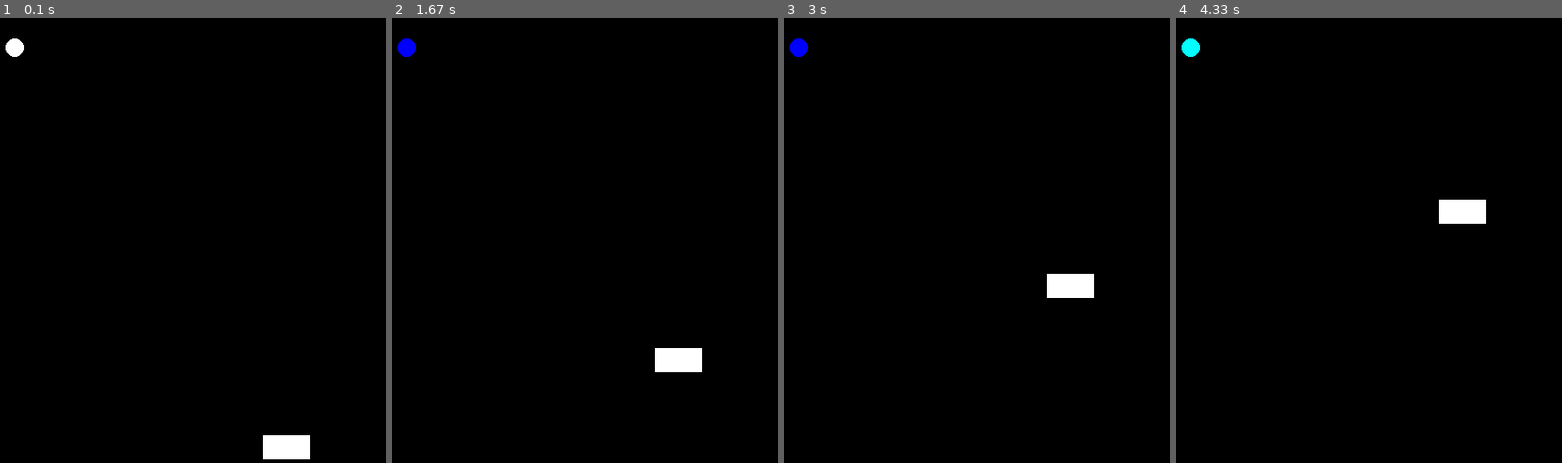
Above: before the commit, frames 1-4 (left to right).
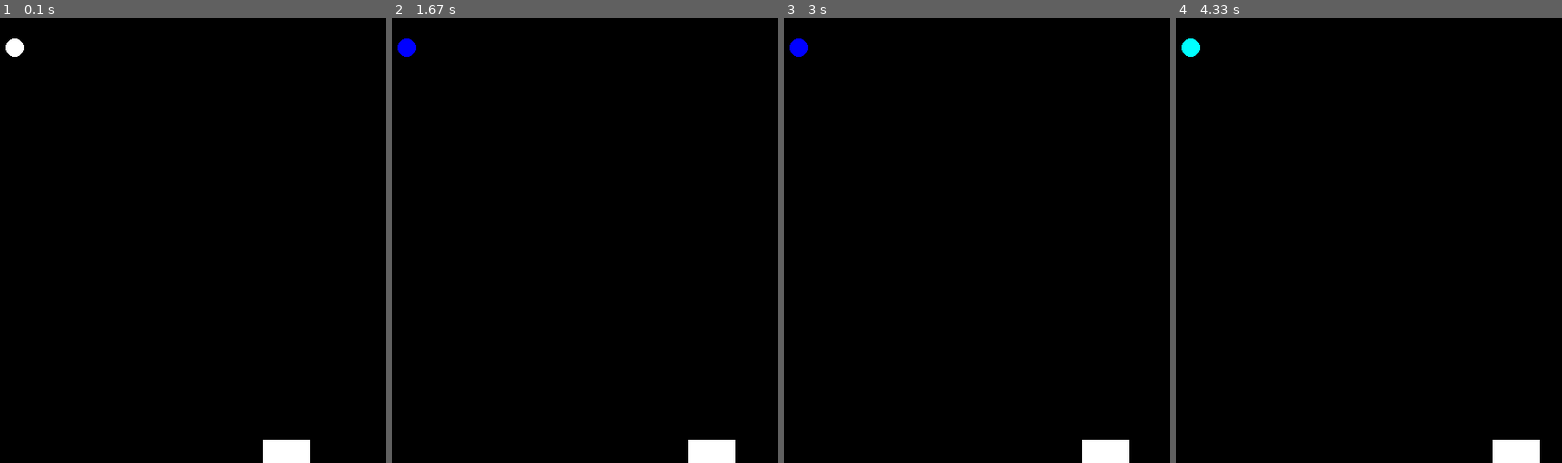
Above: after the commit, the same moments.

Repository: David-Sheehy/pygame_juggling
Game: pygame game, started from juggling/juggling.py
The game is run twice, just before and just after one commit, with the same random seed, the same clock (stepped at 60 frames per second) and the same inputs.
Inputs:
- Up to frame 1 (0.1 s): no input
- Up to frame 2 (1.67 s): hold Right 0.33-0.8 s; hold Right 0.83-1.3 s; hold Left from 1.33 s (still down)
- Up to frame 3 (3 s): release Left at 1.87 s; hold Left 1.9-2.3 s; hold Right 2.33-2.97 s
- Up to frame 4 (4.33 s): hold Left 3-3.47 s; hold Right 3.5-3.97 s; hold Right from 4 s (still down)

The runs differ from the first frame. In frame 1, 0.2% of the frame differs, in the area x 68-81%, y 93-100%; in frame 2, 1.3%, in the area x 68-89%, y 74-100%; in frame 3, 1.3%; in frame 4, 1.3%.

Commit message:
The puck now moves left and right.

Diff:
--- a/juggling/config.py
+++ b/juggling/config.py
@@ -15,3 +15,9 @@
 YELLOW = (255, 255,   0)
 CYAN   = (  0, 255, 255)
 COLORS = [BLACK, WHITE,RED,GREEN,BLUE,PURPLE,YELLOW,CYAN]
+
+# arrow keys
+UP=273
+DOWN=274
+RIGHT=275
+LEFT=276
--- a/juggling/juggling.py
+++ b/juggling/juggling.py
@@ -20,17 +20,41 @@
 
 
     # main game loop
+    MOVE_RIGHT = MOVE_LEFT = False
     while True:
         clock.tick(60)
 
         # handle events
+        # handle input
         for e in pygame.event.get():
             if e.type == pygame.QUIT:
                 return
+            elif e.type == pygame.KEYDOWN:
+                if e.key == 275:
+                    MOVE_RIGHT = True
+                    # move right
+                elif e.key == 276:
+                    MOVE_LEFT = True
+                    # move left
+                else:
+                    pass
+            elif e.type == pygame.KEYUP:
+                MOVE_RIGHT = MOVE_LEFT = False
+            else:
+                # do nothing
+                pass
 
-        # handle input
         # update game state
-        puck.update(w)
+        # move the puck
+        if MOVE_RIGHT:
+            puck.move(w,1,0)
+        elif MOVE_LEFT:
+            puck.move(w,-1,0)
+        else:
+            pass
+
+
+        # move the ball
         ball.update()
 
         # draw stuff
--- a/juggling/models.py
+++ b/juggling/models.py
@@ -21,7 +21,7 @@
         self.pos = position
         self.bounds = position
 
-    def draw(self, screen):
+    def draw(self, screen, color = None):
         """
         Draws the entity to the screen. This should really be overwritten by
         the sub classes.
@@ -79,7 +79,7 @@
         self.set_position((self.pos[0] + x, self.pos[1] - y))
 
     def update(self, screen):
-        self.move(screen, 0,1)
+        pass
 
     def draw(self, screen,color=None):
         """
@@ -102,10 +102,12 @@
         self.size = 10
         self.color = config.RED
 
-    def draw(self, screen):
+    def draw(self, screen, color = None):
         """
         Draws the ball at it's current position on the screen
         """
-        pygame.draw.circle(screen, self.color, self.pos, self.size)
+        if not color:
+            color = self.color
+        pygame.draw.circle(screen, color, self.pos, self.size)
 
 # end Ball definition
